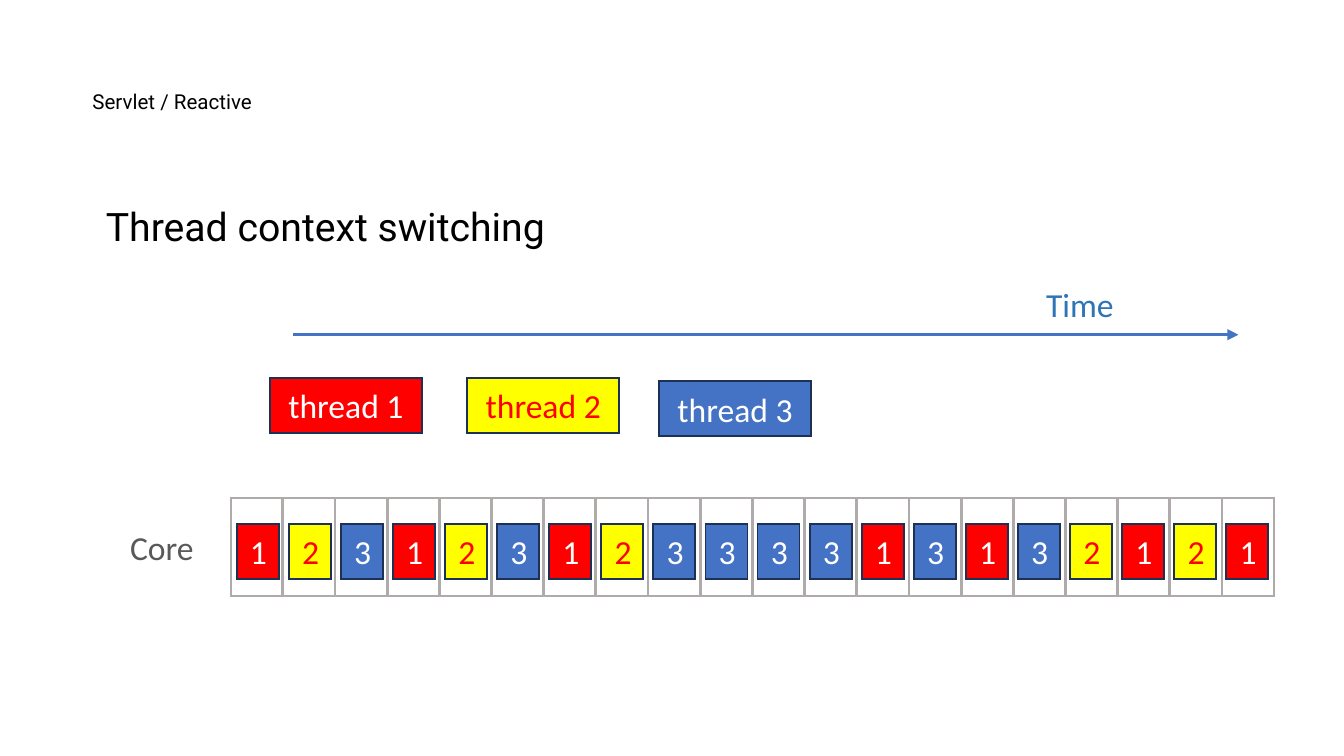
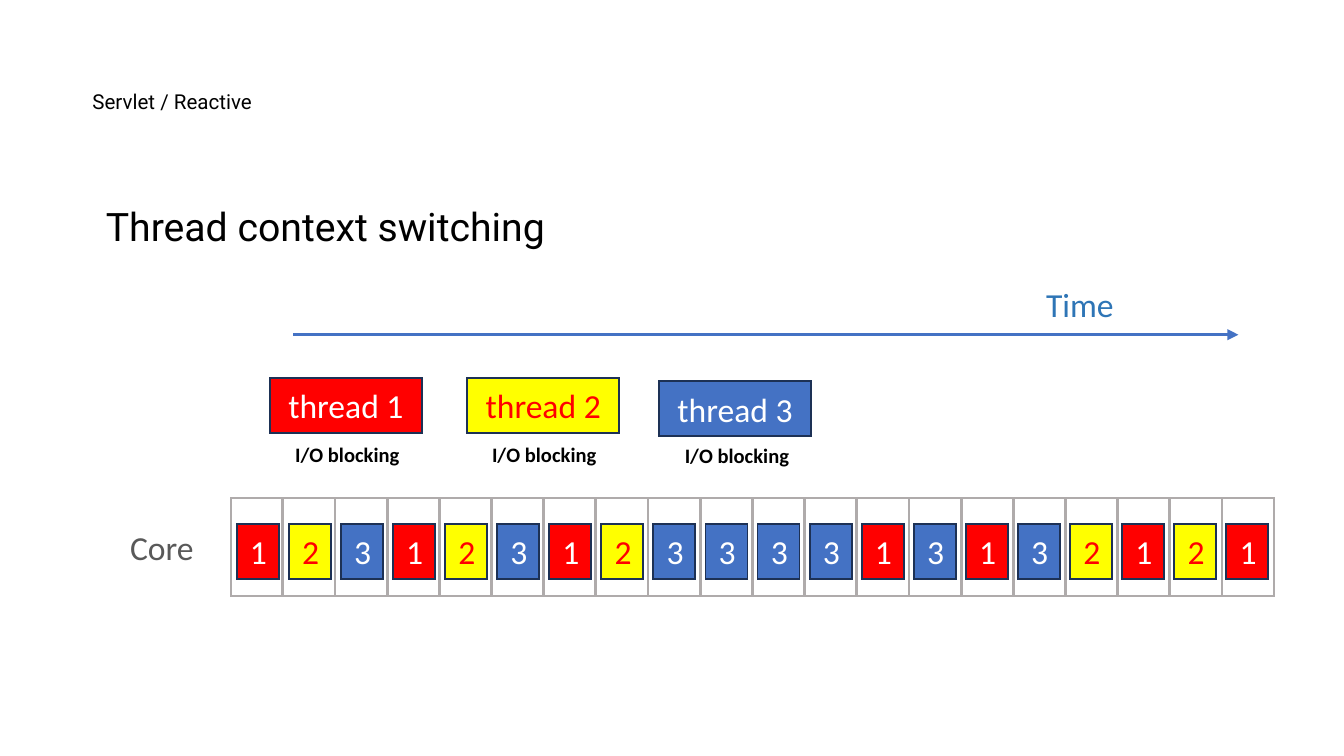
Before and after one commit to nayasis/fastcampus-hyper-webflux, a slide deck: slide 24 of 99.ppt/[Ch4-1. 비동기 서비스 소개] 1-2. 비동기 호출이란 ~ 1-3. Servlet_Reactive.pptx. Drawn at 1344x756 pixels with LibreOffice and Linux fonts; fonts in the diff are those of the drawing; background and template pictures are left out. Boxes give left, top, right and bottom in pixels: in the first picture for what was removed or moved away, otherwise in the second. Text is boxed around its words. In the diff, an @@ line names an element or a change of style, - is before the commit and + after.

```diff
--- a/99.ppt/[Ch4-1. 비동기 서비스 소개] 1-2. 비동기 호출이란 ~ 1-3. Servlet_Reactive.pptx
+++ b/99.ppt/[Ch4-1. 비동기 서비스 소개] 1-2. 비동기 호출이란 ~ 1-3. Servlet_Reactive.pptx
@@ text added at (x1=295, y1=447, x2=399, y2=466), 11 pt, text #000000, bold @@
+I/O blocking
@@ text added at (x1=492, y1=447, x2=596, y2=466), 11 pt, text #000000, bold @@
+I/O blocking
@@ text added at (x1=685, y1=448, x2=789, y2=467), 11 pt, text #000000, bold @@
+I/O blocking
```
Also in this commit, not shown: 1 other slide changed, 1 slide added.
